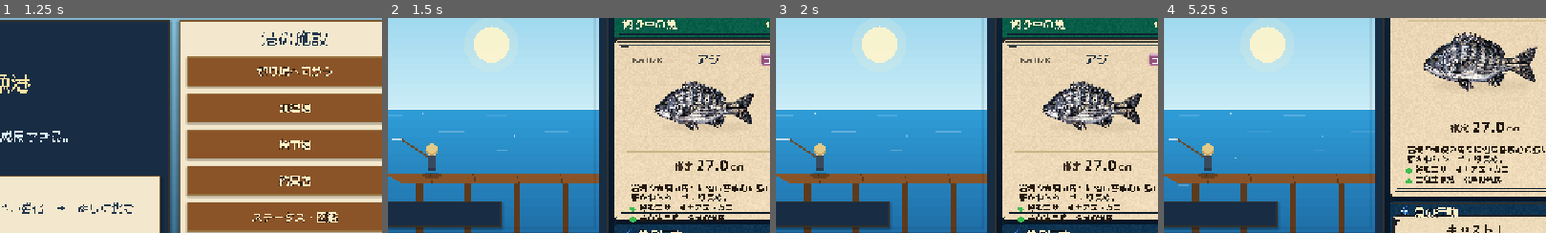
Above: before the commit, frames 1-4 (left to right).
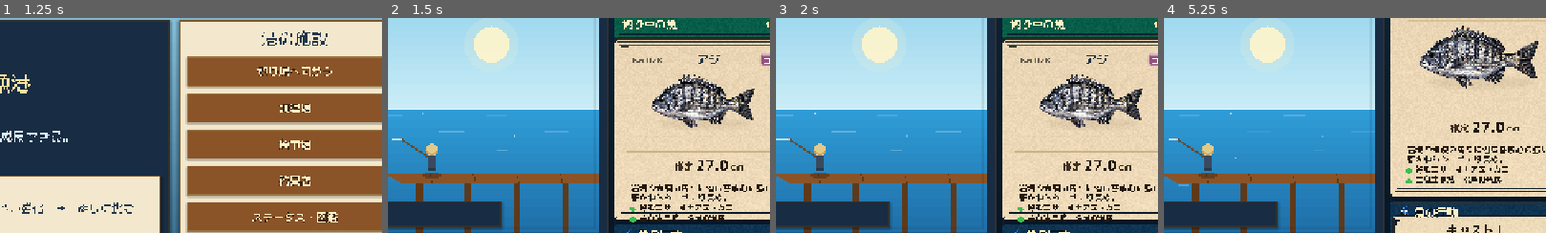
Above: after the commit, the same moments.

Repository: RYUKOU-OKUMURA/tsuri_quest_umi_mvp
Game: Godot game, scene res://scenes/main.tscn
Two runs of this game, one before a commit and one after it. Both use one fixed random seed, a clock stepped at 60 frames per second and the inputs below.
Inputs (mouse positions are % of the whole screen's width and height, from its top left):
- Up to frame 1 (1.25 s): click "ゲームを始める" at 0.5 s
- Up to frame 2 (1.5 s): click "釣り場へ向かう" at 1.25 s
- Up to frame 3 (2 s): no input
- Up to frame 4 (5.25 s): click "通常魚を狙う" at 2 s; click "通常魚を狙う" at 2.75 s; click "通常魚を狙う" at 3.5 s; tap Enter at 4.25 s; move the mouse to (37, 84) at 4.27 s; tap Shift at 4.35 s; click (37, 84) at 4.42 s; tap Space at 4.52, 5 s; move the mouse to (30, 55) at 5.02 s; tap E at 5.1 s; click (30, 55) at 5.17 s
The pictures show only the part of the screen within x 45-95%, y 16-66%; the shares and areas given below are measured in that part.

Frame 1 is identical in both runs. In frame 2, 3.7% of the frame differs, in the area x 69-96%, y 26-53%; in frame 3, 3.7%; in frame 4, 4.8%, in the area x 67-98%, y 3-35%.

Commit message:
Tune underwater fight sidebar portrait presence

Diff:
--- a/src/ui/components/fight_sidebar.gd
+++ b/src/ui/components/fight_sidebar.gd
@@ -367,11 +367,11 @@
 		var tex_size := _fish_card_portrait.get_size()
 		var scale := minf(rect.size.x / tex_size.x, rect.size.y / tex_size.y)
 		if _sidebar_frame != null:
-			scale *= 0.84
+			scale *= 0.88
 		var draw_size := tex_size * scale
 		var draw_rect := Rect2(rect.position + (rect.size - draw_size) * 0.5, draw_size)
 		if _sidebar_frame != null:
-			draw_rect.position += Vector2(-7.0, -8.0)
+			draw_rect.position += Vector2(-9.0, -15.0)
 		draw_texture_rect(_fish_card_portrait, draw_rect, false, Color.WHITE)
 		return
 	if _fish_sheet == null:
Not shown, changed: design-qa.md
Not shown, changed: docs/11_underwater_fight_showcase.md
Not shown, changed: tools/build_fight_sidebar_static_compare.py
